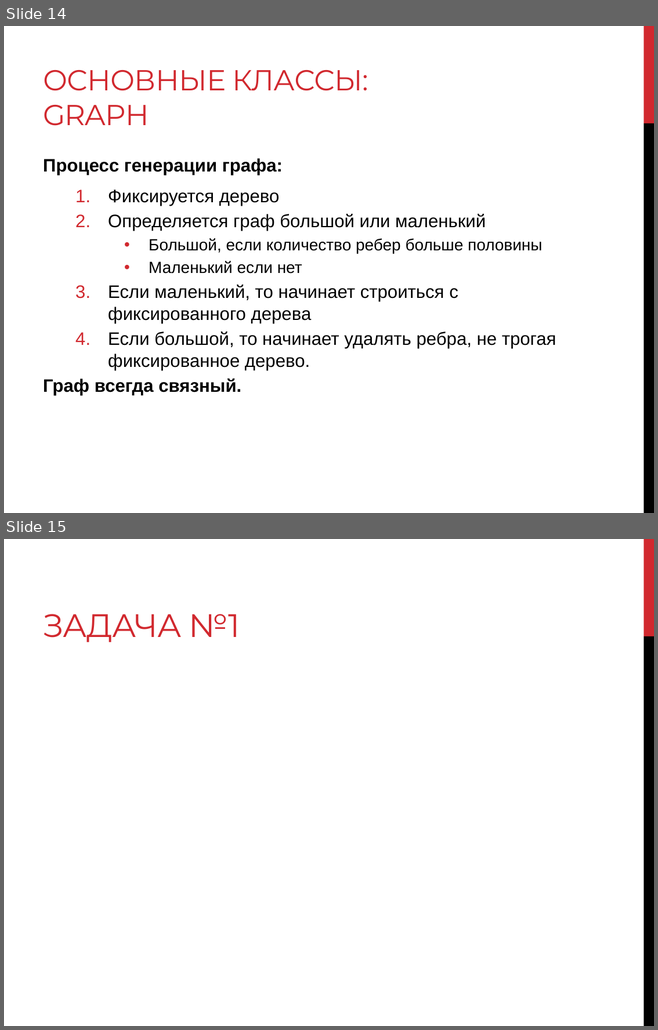
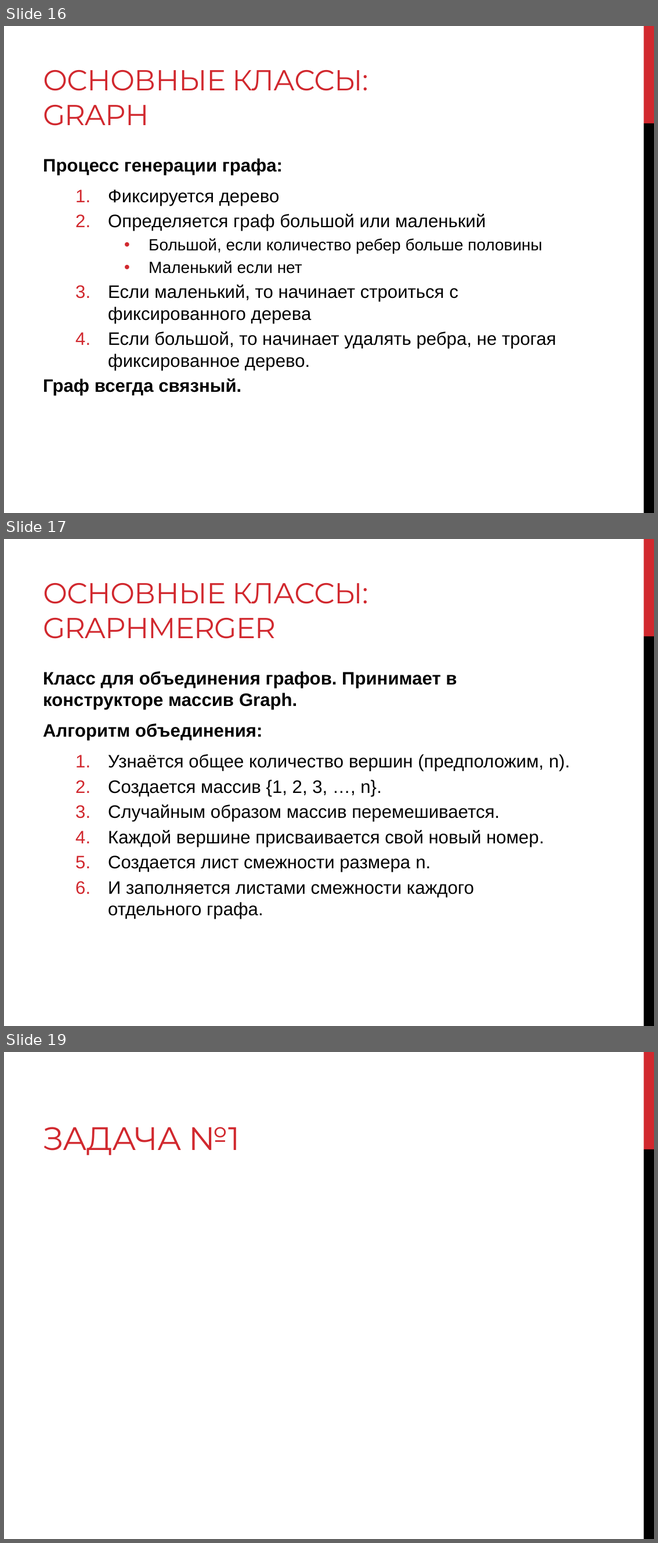
Before and after one commit to levonoganesyan/TestMaker, a slide deck: Diploma.pptx. Shown one above the other, each under a label of ours: slides 14 and 15 before the commit, slides 16, 17 and 19 after it; the slides between them are not shown. The pictures are 658x1030 and 658x1543 pixels, drawn with LibreOffice and Linux fonts; fonts in the diff are those of the drawing; grey boxes stand for pictures. Boxes give left, top, right and bottom in pixels: in the first picture for what was removed or moved away, otherwise in the second. Text is boxed around its words. In the diff, an @@ line names an element or a change of style, - is before the commit and + after.

```diff
--- a/Diploma.pptx
+++ b/Diploma.pptx
@@ slide 17 added at [4, 539, 654, 1026], background #FFFFFF; not listed: 2 template elements that a slide beside it also shows @@
@@ title added at [43, 583, 368, 639], 32 pt, text #D1282E @@
+ОСНОВНЫЕ КЛАССЫ:
+GRAPHMERGER
@@ text added at [43, 671, 570, 919], 20 pt, text #000000 @@
+Класс для объединения графов. Принимает в конструкторе массив Graph.
+Алгоритм объединения:
+  1. Узнаётся общее количество вершин (предположим, n).
+  2. Создается массив {1, 2, 3, …, n}.
+  3. Случайным образом массив перемешивается.
+  4. Каждой вершине присваивается свой новый номер.
+  5. Создается лист смежности размера n.
+  6. И заполняется листами смежности каждого отдельного графа.
@@ what was slide 14 is now slide 16 @@
@@ what was slide 15 is now slide 19 @@
```
Also in this commit, not shown: 9 slides changed, 4 other slides added, 5 other files.
